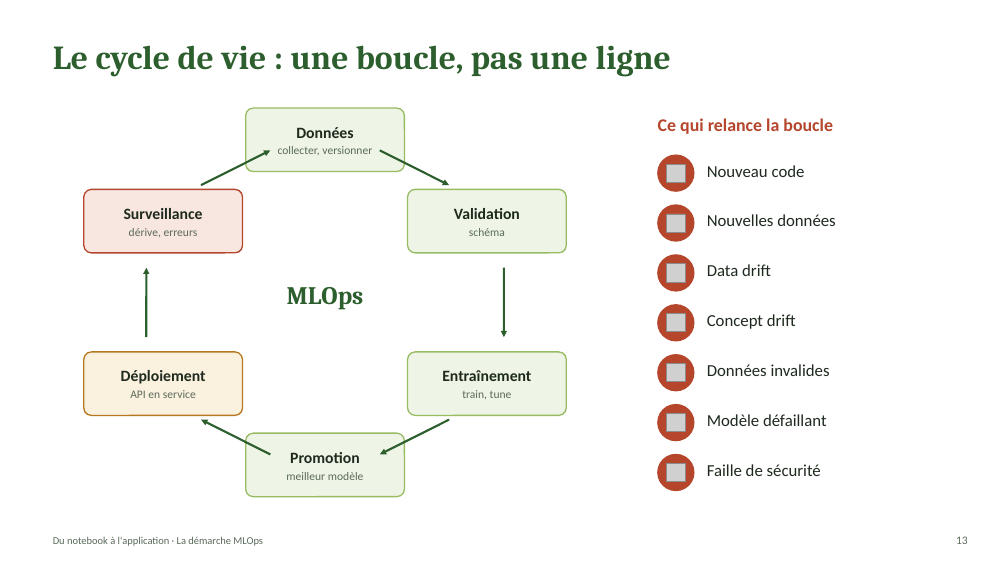
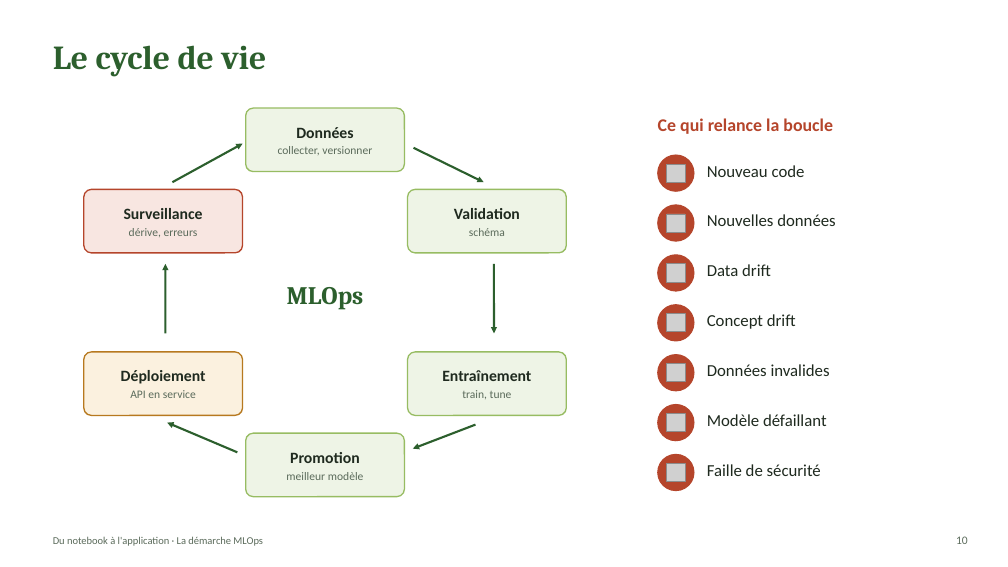
Before and after one commit to webew/crop_recommendation_tp, a slide deck: slide 10 of docs/support/seance1_demarche_mlops.pptx (slide 13 before the commit). Drawn at 1008x567 pixels with LibreOffice and Linux fonts; fonts in the diff are those of the drawing; grey boxes stand for pictures. Boxes give left, top, right and bottom in pixels: in the first picture for what was removed or moved away, otherwise in the second. Text is boxed around its words. In the diff, an @@ line names an element or a change of style, - is before the commit and + after.

```diff
--- a/docs/support/seance1_demarche_mlops.pptx
+++ b/docs/support/seance1_demarche_mlops.pptx
@@ title at [53,45,266,77]: text changed @@
-Le cycle de vie : une boucle, pas une ligne
+Le cycle de vie
@@ arrow moved from (201, 185) - (271, 150) to (172, 182) - (243, 144) @@
@@ arrow moved from (380, 150) - (449, 185) to (414, 148) - (484, 182) @@
@@ arrow moved from (147, 337) - (147, 268) to (166, 333) - (166, 264) @@
@@ arrow moved from (504, 268) - (504, 337) to (494, 264) - (494, 333) @@
@@ arrow moved from (271, 454) - (201, 420) to (237, 452) - (167, 423) @@
@@ arrow moved from (449, 420) - (380, 454) to (476, 425) - (413, 448) @@
@@ page number at [956,536,968,544]: text changed @@
-13
+10
```
Also in this commit, not shown: 14 other slides changed, 3 slides removed, 1 other file.
